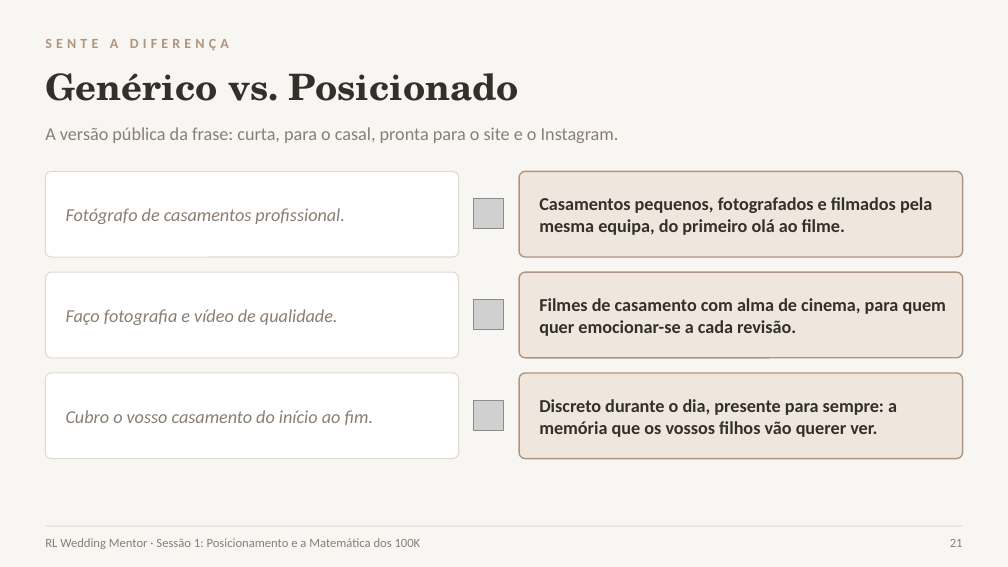
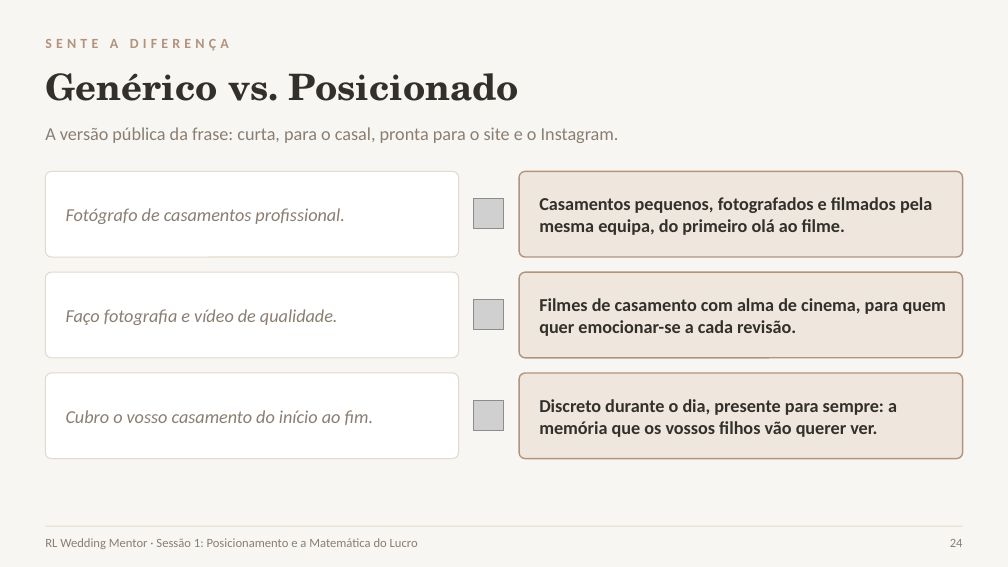
Before and after one commit to geralrlphoto/rl-menu, a slide deck: slide 24 of public/wedding-mentor-files/S1_Posicionamento.pptx (slide 21 before the commit). Drawn at 1008x567 pixels with LibreOffice and Linux fonts; fonts in the diff are those of the drawing; grey boxes stand for pictures. Boxes give left, top, right and bottom in pixels: in the first picture for what was removed or moved away, otherwise in the second. Text is boxed around its words. In the diff, an @@ line names an element or a change of style, - is before the commit and + after.

```diff
--- a/public/wedding-mentor-files/S1_Posicionamento.pptx
+++ b/public/wedding-mentor-files/S1_Posicionamento.pptx
@@ text at [45,538,418,549]: text changed @@
-RL Wedding Mentor · Sessão 1: Posicionamento e a Matemática dos 100K
+RL Wedding Mentor · Sessão 1: Posicionamento e a Matemática do Lucro
@@ text at [950,539,963,547]: text changed @@
-21
+24
```
Also in this commit, not shown: 17 other slides changed, 8 slides added, 5 slides removed, 32 other files.
